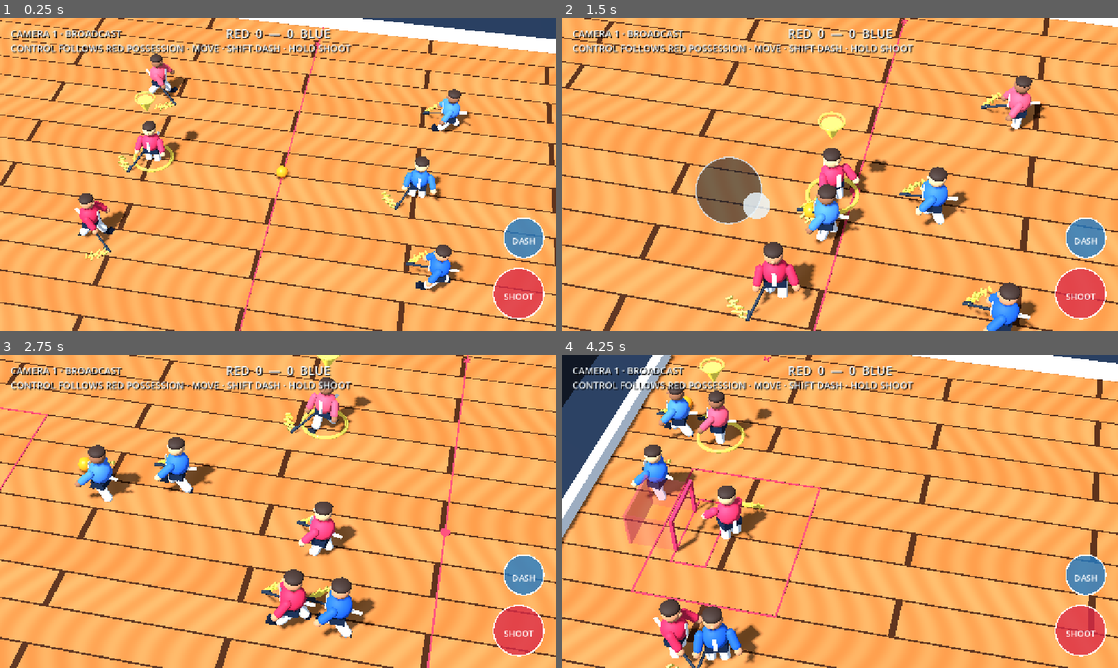
Above: before the commit, frames 1-4 (two rows, left to right).
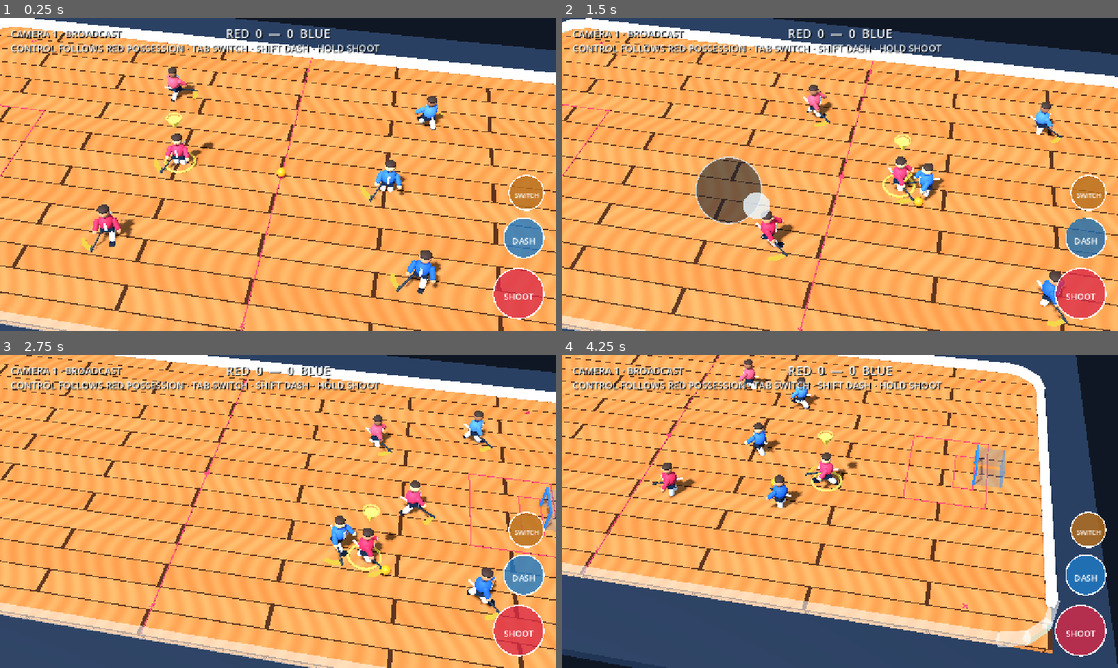
Above: after the commit, the same moments.

Repository: dylanwatsonsoftware/floorball-frenzy-3d
Game: Godot game, scene res://scenes/app/main.tscn
The game is run twice, just before and just after one commit, with the same random seed, the same clock (stepped at 60 frames per second) and the same inputs.
Inputs (mouse positions are in pixels of both pictures, inside the frame that each line leads up to):
- Up to frame 1 (0.25 s): no input
- Up to frame 2 (1.5 s): tap Enter at 0.5 s; move the mouse to (962, 158) at 0.52 s; hold D (move_right) 0.53-1.25 s; tap Shift (dash) at 0.6 s; click (962, 158) at 0.67 s; tap Backspace (switch_player, bound only after the commit) at 0.8 s; drag from (728, 190) to (812, 237) at 1.27 s
- Up to frame 3 (2.75 s): move the mouse to (333, 442) at 2.02 s; hold D (move_right) from 2.03 s (still down); tap Shift (dash) at 2.1 s; tap Backspace (switch_player, bound only after the commit) at 2.3 s
- Up to frame 4 (4.25 s): release D (move_right) at 2.75 s; drag from (812, 574) to (673, 464) at 2.77 s; move the mouse to (1006, 558) at 3.52 s; hold A (move_left) from 3.53 s (still down); tap Backspace (switch_player, bound only after the commit) at 3.6 s

The runs differ from the first frame. In frame 1, 32% of the frame differs, in the area x 0-100%, y 0-100%; in frame 2, 35%; in frame 3, 37%; in frame 4, 56%.

Commit message:
fix: improve match framing and team control

Diff:
--- a/project.godot
+++ b/project.godot
@@ -54,6 +54,10 @@
 "deadzone": 0.2,
 "events": [Object(InputEventKey,"physical_keycode":4194325)]
 }
+switch_player={
+"deadzone": 0.2,
+"events": [Object(InputEventKey,"physical_keycode":4194308)]
+}
 
 [rendering]
 
--- a/scenes/app/main.tscn
+++ b/scenes/app/main.tscn
@@ -169,6 +169,9 @@
 [node name="DashButton" type="Control" parent="HUD/MobileControls"]
 layout_mode = 0
 
+[node name="SwitchButton" type="Control" parent="HUD/MobileControls"]
+layout_mode = 0
+
 [node name="WebDisplayControls" type="Control" parent="HUD"]
 layout_mode = 3
 anchors_preset = 15
--- a/scripts/gameplay/ball_controller.gd
+++ b/scripts/gameplay/ball_controller.gd
@@ -53,6 +53,8 @@
 var _ai_pass_cooldown := 0.0
 var _aim_arrow_actor: CharacterBody3D
 var _charge_cancelled_until_release := false
+var _manual_human_actor_id: StringName = &""
+var _manual_owner_snapshot: StringName = &""
 
 signal goal_scored(scorer: StringName)
 
@@ -65,6 +67,8 @@
 
 
 func _physics_process(delta: float) -> void:
+	if Input.is_action_just_pressed("switch_player"):
+		switch_human_player()
 	_last_touch_age += delta
 	_update_scoop_feedback(delta)
 	_update_steal_feedback(delta)
@@ -125,6 +129,8 @@
 	_ai_possession_seconds = 0.0
 	_ai_pass_cooldown = 0.0
 	_charge_cancelled_until_release = false
+	_manual_human_actor_id = &""
+	_manual_owner_snapshot = &""
 	_clear_charge_feedback()
 	_set_trail_visible(false)
 	_set_shot_trail_style(false, false, false)
@@ -369,9 +375,17 @@
 
 func get_human_control_actor_id() -> StringName:
 	var owner := _actor_for_controller(_control_owner)
+	_refresh_field_players()
+	if _manual_human_actor_id != &"":
+		var owner_id: StringName = owner.call("get_actor_id") if owner != null else &""
+		if owner_id == _manual_owner_snapshot:
+			for actor in _field_players:
+				if actor.call("get_actor_id") == _manual_human_actor_id and actor.call("get_team") == &"red":
+					return _manual_human_actor_id
+		_manual_human_actor_id = &""
+		_manual_owner_snapshot = &""
 	if owner != null and owner.call("get_team") == &"red":
 		return owner.call("get_actor_id")
-	_refresh_field_players()
 	var nearest_id: StringName = &""
 	var nearest_distance := INF
 	for actor in _field_players:
@@ -383,6 +397,23 @@
 			nearest_distance = distance
 			nearest_id = actor.call("get_actor_id")
 	return nearest_id
+
+
+func switch_human_player() -> StringName:
+	_refresh_field_players()
+	var current := get_human_control_actor_id()
+	var red_players := []
+	for actor in _field_players:
+		if actor.call("get_team") == &"red":
+			red_players.append({"actor_id": actor.call("get_actor_id"), "position": actor.global_position})
+	var next_actor: StringName = SquadLogicScript.next_human_actor_id(current, red_players, global_position)
+	if next_actor == &"":
+		return current
+	_manual_human_actor_id = next_actor
+	_manual_owner_snapshot = get_control_owner_actor_id()
+	if _charge_seconds > 0.0:
+		_cancel_active_charge(true)
+	return get_human_control_actor_id()
 
 
 func get_shot_charge_ratio() -> float:
--- a/scripts/gameplay/mobile_controls.gd
+++ b/scripts/gameplay/mobile_controls.gd
@@ -5,10 +5,12 @@
 const EDGE_MARGIN := 28.0
 const SHOOT_RADIUS := 58.0
 const DASH_RADIUS := 46.0
+const SWITCH_RADIUS := 40.0
 
 var _movement_touch := -1
 var _shoot_touch := -1
 var _dash_touch := -1
+var _switch_touch := -1
 var _movement_vector := Vector2.ZERO
 var _stick_knob_offset := Vector2.ZERO
 var _stick_origin := Vector2.ZERO
@@ -71,6 +73,9 @@
 	var dash_center := Vector2(viewport_size.x - EDGE_MARGIN - DASH_RADIUS, shoot_center.y - SHOOT_RADIUS - DASH_RADIUS - 24.0)
 	if touch_position.distance_to(dash_center) <= DASH_RADIUS * 1.35:
 		return &"dash"
+	var switch_center := Vector2(viewport_size.x - EDGE_MARGIN - SWITCH_RADIUS, dash_center.y - DASH_RADIUS - SWITCH_RADIUS - 18.0)
+	if touch_position.distance_to(switch_center) <= SWITCH_RADIUS * 1.35:
+		return &"switch_player"
 	return &""
 
 
@@ -104,6 +109,11 @@
 			Input.action_press("dash")
 			queue_redraw()
 			get_viewport().set_input_as_handled()
+		elif action == &"switch_player" and _switch_touch == -1:
+			_switch_touch = event.index
+			Input.action_press("switch_player")
+			queue_redraw()
+			get_viewport().set_input_as_handled()
 		elif _movement_touch == -1 and can_start_floating_stick(event.position, size):
 			_movement_touch = event.index
 			_movement_origin = event.position
@@ -128,6 +138,11 @@
 		Input.action_release("dash")
 		queue_redraw()
 		get_viewport().set_input_as_handled()
+	elif event.index == _switch_touch:
+		_switch_touch = -1
+		Input.action_release("switch_player")
+		queue_redraw()
+		get_viewport().set_input_as_handled()
 
 
 func _update_stick(touch_position: Vector2) -> void:
@@ -149,9 +164,14 @@
 	return Vector2(size.x - EDGE_MARGIN - DASH_RADIUS, _shoot_center().y - SHOOT_RADIUS - DASH_RADIUS - 24.0)
 
 
+func _switch_center() -> Vector2:
+	return Vector2(size.x - EDGE_MARGIN - SWITCH_RADIUS, _dash_center().y - DASH_RADIUS - SWITCH_RADIUS - 18.0)
+
+
 func _draw() -> void:
 	var shoot_center := _shoot_center()
 	var dash_center := _dash_center()
+	var switch_center := _switch_center()
 	if _movement_touch != -1:
 		var stick_center := _stick_center()
 		draw_circle(stick_center, STICK_RADIUS, Color(0.08, 0.12, 0.18, 0.58))
@@ -172,6 +192,13 @@
 	var dash_label := "DASH"
 	var dash_label_size := font.get_string_size(dash_label, HORIZONTAL_ALIGNMENT_LEFT, -1, font_size)
 	draw_string(font, dash_center - dash_label_size * 0.5 + Vector2(0.0, dash_label_size.y), dash_label, HORIZONTAL_ALIGNMENT_LEFT, -1, font_size, Color.WHITE)
+	var switch_color := Color(0.94, 0.68, 0.18, 0.96) if _switch_touch != -1 else Color(0.72, 0.44, 0.12, 0.82)
+	draw_circle(switch_center, SWITCH_RADIUS, switch_color)
+	draw_arc(switch_center, SWITCH_RADIUS, 0.0, TAU, 40, Color.WHITE, 3.0)
+	var switch_label := "SWITCH"
+	var switch_font_size := 15
+	var switch_label_size := font.get_string_size(switch_label, HORIZONTAL_ALIGNMENT_LEFT, -1, switch_font_size)
+	draw_string(font, switch_center - switch_label_size * 0.5 + Vector2(0.0, switch_label_size.y), switch_label, HORIZONTAL_ALIGNMENT_LEFT, -1, switch_font_size, Color.WHITE)
 
 
 func _exit_tree() -> void:
@@ -179,3 +206,5 @@
 		Input.action_release("shoot")
 	if _dash_touch != -1:
 		Input.action_release("dash")
+	if _switch_touch != -1:
+		Input.action_release("switch_player")
--- a/scripts/gameplay/opponent_controller.gd
+++ b/scripts/gameplay/opponent_controller.gd
@@ -5,6 +5,7 @@
 const RinkCollisionScript = preload("res://scripts/simulation/rink_collision.gd")
 const HeatSystemScript = preload("res://scripts/simulation/heat_system.gd")
 const PlayerContactScript = preload("res://scripts/simulation/player_contact.gd")
+const SquadLogicScript = preload("res://scripts/simulation/squad_logic.gd")
 const RINK_HALF_LENGTH := 19.1
 const RINK_HALF_WIDTH := 9.1
 const SHOT_CHARGE_SECONDS := 0.55
@@ -66,6 +67,16 @@
 		has_possession,
 		_opening_grace_remaining > 0.0
 	)
+	var teammates := []
+	for actor in get_parent().call("get_team_players", &"blue"):
+		teammates.append({"actor_id": actor.call("get_actor_id"), "position": actor.global_position})
+	var owner_team: StringName = _ball.call("get_control_owner_team") if _ball.has_method("get_control_owner_team") else &""
+	var owner_actor: StringName = _ball.call("get_control_owner_actor_id") if _ball.has_method("get_control_owner_actor_id") else &""
+	var should_press := owner_team != &"blue" and SquadLogicScript.is_closest_to_ball(get_actor_id(), global_position, teammates, _ball.global_position)
+	if owner_actor != get_actor_id() and not should_press:
+		var support_target := SquadLogicScript.support_target(&"blue", 0, _ball.global_position, owner_team == &"blue")
+		decision.movement = (support_target - Vector2(global_position.x, global_position.z)).normalized()
+		decision.wants_dash = false
 	if decision.wants_dash:
 		try_dash(decision.movement)
 	if is_dashing():
--- a/scripts/presentation/action_camera.gd
+++ b/scripts/presentation/action_camera.gd
@@ -1,11 +1,11 @@
 class_name ActionCamera
 extends RefCounted
 
-const NORMAL_OFFSET := Vector3(4.0, 18.5, 18.0)
-const CHARGE_OFFSET := Vector3(6.0, 27.75, 27.0)
-const NORMAL_FOV := 34.0
-const CHARGE_FOV := 46.0
-const RED_GOAL_FRAMING := Vector3(-5.5, 0.3, 0.0)
+const NORMAL_OFFSET := Vector3(4.0, 21.0, 20.5)
+const CHARGE_OFFSET := NORMAL_OFFSET * 1.45
+const NORMAL_FOV := 48.0
+const CHARGE_FOV := 58.0
+const FULL_RINK_FRAMING := Vector3(0.0, 0.3, 0.0)
 const FOLLOW_DEAD_ZONE := 0.9
 const FOLLOW_RATE := 2.8
 const CHARGE_PULLBACK_RATE := 2.4
@@ -20,8 +20,8 @@
 	)
 	var pullback := clampf(charge_ratio, 0.0, 1.0) if charging else 0.0
 	pullback = smoothstep(0.0, 1.0, pullback)
-	var defensive_goal_focus := Vector3(RED_GOAL_FRAMING.x, RED_GOAL_FRAMING.y, action_focus.z * 0.2)
-	var target := action_focus.lerp(defensive_goal_focus, pullback)
+	var full_rink_focus := Vector3(FULL_RINK_FRAMING.x, FULL_RINK_FRAMING.y, action_focus.z * 0.15)
+	var target := action_focus.lerp(full_rink_focus, pullback)
 	var offset := NORMAL_OFFSET.lerp(CHARGE_OFFSET, pullback)
 	return {
 		"target": target,
--- a/scripts/presentation/greybox_arena.gd
+++ b/scripts/presentation/greybox_arena.gd
@@ -502,28 +502,29 @@
 	rig.add_child(neck)
 
 	var blade_color := Color("f4d84a")
-	_add_blade_piece(rig, "Blade", Vector3(0.28, 0.075, 0.055), Vector3(-0.13, 0.0, 1.16), 8.0, blade_color)
-	_add_blade_piece(rig, "BladeBackRail", Vector3(0.28, 0.075, 0.055), Vector3(-0.13, 0.0, 1.03), 8.0, blade_color)
-	_add_blade_piece(rig, "BladeMid", Vector3(0.27, 0.075, 0.055), Vector3(-0.38, 0.0, 1.11), 18.0, blade_color)
-	_add_blade_piece(rig, "BladeMidBack", Vector3(0.27, 0.075, 0.055), Vector3(-0.38, 0.0, 0.98), 18.0, blade_color)
-	_add_blade_piece(rig, "BladeToe", Vector3(0.23, 0.075, 0.055), Vector3(-0.59, 0.0, 1.01), 31.0, blade_color)
-	_add_blade_piece(rig, "BladeToeBack", Vector3(0.23, 0.075, 0.055), Vector3(-0.59, 0.0, 0.89), 31.0, blade_color)
-	_add_blade_piece(rig, "BladeTip", Vector3(0.18, 0.085, 0.06), Vector3(-0.74, 0.0, 0.85), 48.0, blade_color)
-	_add_blade_piece(rig, "BladeRib1", Vector3(0.055, 0.068, 0.14), Vector3(-0.24, 0.0, 1.07), 12.0, blade_color)
-	_add_blade_piece(rig, "BladeRib2", Vector3(0.055, 0.068, 0.14), Vector3(-0.43, 0.0, 1.02), 22.0, blade_color)
-	_add_blade_piece(rig, "BladeRib3", Vector3(0.055, 0.068, 0.13), Vector3(-0.60, 0.0, 0.95), 34.0, blade_color)
-
-
-func _add_blade_piece(rig: Node3D, piece_name: String, size: Vector3, piece_position: Vector3, yaw_degrees: float, color: Color) -> void:
-	var piece := MeshInstance3D.new()
-	piece.name = piece_name
-	var piece_mesh := BoxMesh.new()
-	piece_mesh.size = size
-	piece.mesh = piece_mesh
-	piece.position = piece_position
-	piece.rotation_degrees.y = yaw_degrees
-	piece.material_override = _material(color, 0.48)
-	rig.add_child(piece)
+	_add_floorball_blade(rig, blade_color)
+
+
+func _add_floorball_blade(rig: Node3D, color: Color) -> void:
+	var blade := MeshInstance3D.new()
+	blade.name = "Blade"
+	var arrays := []
+	arrays.resize(ArrayMesh.ARRAY_MAX)
+	arrays[ArrayMesh.ARRAY_VERTEX] = PackedVector3Array([
+		Vector3(0.02, 0.0, 1.17), Vector3(-0.28, 0.0, 1.14),
+		Vector3(-0.58, 0.0, 1.02), Vector3(-0.79, 0.0, 0.82),
+		Vector3(-0.66, 0.0, 0.71), Vector3(-0.34, 0.0, 0.90),
+		Vector3(0.02, 0.0, 1.00),
+	])
+	arrays[ArrayMesh.ARRAY_INDEX] = PackedInt32Array([0, 1, 6, 1, 5, 6, 1, 2, 5, 2, 4, 5, 2, 3, 4])
+	var mesh := ArrayMesh.new()
+	mesh.add_surface_from_arrays(Mesh.PRIMITIVE_TRIANGLES, arrays)
+	blade.mesh = mesh
+	var material := _material(color, 0.42)
+	material.cull_mode = BaseMaterial3D.CULL_DISABLED
+	material.shading_mode = BaseMaterial3D.SHADING_MODE_UNSHADED
+	blade.material_override = material
+	rig.add_child(blade)
 
 
 func _add_dash_streak(parent: Node3D, color: Color) -> void:
@@ -668,7 +669,7 @@
 	_camera_tracking_initialized = true
 	_camera_charge_pullback = 0.0
 	if _camera_label != null:
-		_camera_label.text = "CAMERA %d · %s\nCONTROL FOLLOWS RED POSSESSION · MOVE · SHIFT DASH · HOLD SHOOT" % [index + 1, preset.name.to_upper()]
+		_camera_label.text = "CAMERA %d · %s\nCONTROL FOLLOWS RED POSSESSION · TAB SWITCH · SHIFT DASH · HOLD SHOOT" % [index + 1, preset.name.to_upper()]
 
 
 func _add_box(node_name: String, size: Vector3, position: Vector3, color: Color, shadow: bool = true) -> MeshInstance3D:
--- a/scripts/simulation/squad_logic.gd
+++ b/scripts/simulation/squad_logic.gd
@@ -12,10 +12,32 @@
 
 static func support_target(team: StringName, slot: int, ball_position: Vector3, team_has_possession: bool) -> Vector2:
 	var attack_direction := 1.0 if team == &"red" else -1.0
-	var lane_z := -4.0 if slot == 1 else 4.0 if slot == 2 else 0.0
-	var longitudinal_offset := 3.4 if team_has_possession else -3.2
+	var lane_width := 4.0 if team_has_possession else 5.5
+	var lane_z := -lane_width if slot == 1 else lane_width if slot == 2 else 0.0
+	var longitudinal_offset := 3.4 if team_has_possession else -6.6
 	var target_x := clampf(ball_position.x + attack_direction * longitudinal_offset, -14.0, 14.0)
 	return Vector2(target_x, lane_z)
+
+
+static func next_human_actor_id(current_actor_id: StringName, teammates: Array, ball_position: Vector3) -> StringName:
+	if teammates.is_empty():
+		return &""
+	var ranked := teammates.duplicate()
+	ranked.sort_custom(func(a: Dictionary, b: Dictionary) -> bool:
+		var distance_a := _planar(a.position).distance_squared_to(_planar(ball_position))
+		var distance_b := _planar(b.position).distance_squared_to(_planar(ball_position))
+		if is_equal_approx(distance_a, distance_b):
+			return String(a.actor_id) < String(b.actor_id)
+		return distance_a < distance_b
+	)
+	var current_index := -1
+	for index in ranked.size():
+		if StringName(ranked[index].actor_id) == current_actor_id:
+			current_index = index
+			break
+	if current_index < 0:
+		return StringName(ranked[0].actor_id)
+	return StringName(ranked[(current_index + 1) % ranked.size()].actor_id)
 
 
 static func is_closest_to_ball(actor_id: StringName, actor_position: Vector3, teammates: Array, ball_position: Vector3) -> bool:
--- a/tests/action_camera_test.gd
+++ b/tests/action_camera_test.gd
@@ -11,19 +11,16 @@
 	if neutral.target.x < 5.0 or neutral.target.z < 1.0:
 		fail("The normal camera must follow the live action instead of staying at rink centre; target=%s" % neutral.target)
 		return
-	if neutral.position.y >= 24.0 or neutral.fov >= 40.0:
-		fail("The normal action view must be tighter than the old static broadcast camera; position=%s fov=%s" % [neutral.position, neutral.fov])
+	if neutral.fov < 46.0 or neutral.position.y < 20.0:
+		fail("The width-preserving normal camera must remain wide enough to read teammates and pressure; position=%s fov=%s" % [neutral.position, neutral.fov])
 		return
 
 	var charged: Dictionary = camera_logic.frame(Vector3(8.0, 0.2, 3.0), Vector3(7.0, 0.75, 2.0), true, 1.0)
 	if charged.position.y <= neutral.position.y + 4.0 or charged.fov <= neutral.fov + 5.0:
 		fail("Charging must visibly pull the camera wider; neutral=%s/%s charged=%s/%s" % [neutral.position.y, neutral.fov, charged.position.y, charged.fov])
 		return
-	if charged.target.x >= neutral.target.x - 5.0:
-		fail("A charged red shot must bias framing back toward the red defensive goal; neutral=%s charged=%s" % [neutral.target, charged.target])
-		return
-	if charged.target.x > -1.0:
-		fail("At full charge the framing must include enough of the red half to reveal the player's own goal; target=%s" % charged.target)
+	if absf(charged.target.x) > 0.5 or charged.fov < 56.0:
+		fail("A full charge must centre and widen enough to reveal both goals; target=%s fov=%s" % [charged.target, charged.fov])
 		return
 	var neutral_view: Vector3 = (neutral.target - neutral.position).normalized()
 	var charged_view: Vector3 = (charged.target - charged.position).normalized()
--- a/tests/control_handoff_scene_test.gd
+++ b/tests/control_handoff_scene_test.gd
@@ -25,7 +25,10 @@
 	if _human_count(players) != 1 or not red_two.call("is_human_controlled"):
 		fail("Loose-ball play must assign exactly one nearby red player; count=%d red_2=%s" % [_human_count(players), red_two.call("is_human_controlled")])
 		return
-
+	var switched_actor: StringName = ball.call("switch_human_player")
+	if switched_actor != &"red_1" or _human_count(players) != 1:
+		fail("Manual switching must advance from the current closest player to the next distance-ranked teammate; actor=%s count=%d" % [switched_actor, _human_count(players)])
+		return
 	# Capture and charge while changing direction. Charging must not freeze facing.
 	ball.ball_velocity = Vector3.ZERO
 	ball.position = red_two.position + Vector3(0.9, -0.53, 0.75)
--- a/tests/floorball_stick_visual_test.gd
+++ b/tests/floorball_stick_visual_test.gd
@@ -27,14 +27,12 @@
 		for child in rig.get_children():
 			if child.name.begins_with("Blade"):
 				blade_parts.append(child)
-		if blade_parts.size() < 7:
-			fail("The blade must have a curved, open lattice silhouette rather than one solid box; parts=%d" % blade_parts.size())
+		if blade_parts.size() > 2:
+			fail("The blade must read as one clean curved silhouette rather than repeated H-shaped rails and ribs; parts=%d" % blade_parts.size())
 			return
 		var blade := rig.get_node("Blade") as MeshInstance3D
-		var toe := rig.get_node("BladeToe") as MeshInstance3D
-		var tip := rig.get_node_or_null("BladeTip") as MeshInstance3D
-		if tip == null or absf(tip.rotation_degrees.y) <= absf(blade.rotation_degrees.y) or tip.position.x >= toe.position.x:
-			fail("The blade toe must visibly curl around the ball-carrying face")
+		if not blade.mesh is ArrayMesh or (blade.mesh as ArrayMesh).get_surface_count() != 1:
+			fail("The floorball blade must use a single lightweight curved mesh")
 			return
 		var blade_material := blade.material_override as StandardMaterial3D
 		if blade_material.albedo_color.get_luminance() < 0.55:
--- a/tests/greybox_scene_test.gd
+++ b/tests/greybox_scene_test.gd
@@ -24,13 +24,11 @@
 		"Arena/Player",
 		"Arena/Player/StickRig/Shaft",
 		"Arena/Player/StickRig/Blade",
-		"Arena/Player/StickRig/BladeToe",
 		"Arena/Player/DashStreak",
 		"Arena/Player/DashStreak/DashRing",
 		"Arena/Player/FuegoAura",
 		"Arena/Opponent/StickRig/Shaft",
 		"Arena/Opponent/StickRig/Blade",
-		"Arena/Opponent/StickRig/BladeToe",
 		"Arena/Opponent/DashStreak",
 		"Arena/Opponent/DashStreak/DashRing",
 		"Arena/Opponent/FuegoAura",
@@ -48,6 +46,7 @@
 		"HUD/MobileControls",
 		"HUD/WebDisplayControls/FullscreenButton",
 		"HUD/WebDisplayControls/OrientationHint",
+		"HUD/MobileControls/SwitchButton",
 		"HUD/ScoreLabel",
 		"HUD/MessageLabel",
 		"HUD/GoalFlash",
@@ -173,7 +172,9 @@
 		fail("Bolt eligibility must expire after the original 200 ms timing window")
 		return
 	var player_blade := scene.get_node("Arena/Player/StickRig/Blade") as MeshInstance3D
-	if player_blade.position.z <= 0.5 or player_blade.position.x >= 0.0 or player_blade.global_position.y > 0.3:
+	var blade_bounds := player_blade.get_aabb()
+	var blade_world_center := player_blade.to_global(blade_bounds.get_center())
+	if blade_bounds.end.z <= 0.5 or blade_bounds.position.x >= 0.0 or blade_world_center.y > 0.3:
 		fail("The stick blade must finish grounded, forward, and to the player's right")
 		return
 	if not player.has_method("set_stick_slap_angle"):
--- a/tests/mobile_controls_test.gd
+++ b/tests/mobile_controls_test.gd
@@ -36,6 +36,10 @@
 	if action != &"dash":
 		fail("The mobile HUD secondary button must trigger the core dash action")
 		return
+	var switch_action: StringName = controls.action_at_position(Vector2(934.0, 282.0), Vector2(1000.0, 600.0))
+	if switch_action != &"switch_player":
+		fail("The mobile HUD needs a dedicated player-switch button")
+		return
 	if not is_equal_approx(controls.normalize_cooldown_ratio(1.4), 1.0):
 		fail("Dash cooldown feedback must clamp above one")
 		return
--- a/tests/squad_logic_test.gd
+++ b/tests/squad_logic_test.gd
@@ -21,6 +21,30 @@
 	var lower_support: Vector2 = squad.support_target(&"red", 2, Vector3.ZERO, true)
 	if upper_support.y >= -2.5 or lower_support.y <= 2.5 or upper_support.x <= 0.0 or lower_support.x <= 0.0:
 		fail("Red off-ball players must spread into distinct forward support lanes")
+		return
+	var defensive_support: Vector2 = squad.support_target(&"red", 1, Vector3.ZERO, false)
+	if defensive_support.x > -5.5 or defensive_support.y > -4.5:
+		fail("Off-ball defenders must hold a genuinely separated lane instead of swarming the ball; target=%s" % defensive_support)
+		return
+	var switch_target: StringName = squad.next_human_actor_id(
+		&"red_1",
+		[
+			{"actor_id": &"red_1", "position": Vector3(8.0, 0.75, 0.0)},
+			{"actor_id": &"red_2", "position": Vector3(1.0, 0.75, 0.0)},
+			{"actor_id": &"red_3", "position": Vector3(4.0, 0.75, 0.0)},
+		],
+		Vector3.ZERO
+	)
+	if switch_target != &"red_2":
+		fail("Switch control must advance from the current player to the closest teammate to the ball; got %s" % switch_target)
+		return
+	var next_switch: StringName = squad.next_human_actor_id(&"red_2", [
+		{"actor_id": &"red_1", "position": Vector3(8.0, 0.75, 0.0)},
+		{"actor_id": &"red_2", "position": Vector3(1.0, 0.75, 0.0)},
+		{"actor_id": &"red_3", "position": Vector3(4.0, 0.75, 0.0)},
+	], Vector3.ZERO)
+	if next_switch != &"red_3":
+		fail("A second switch must advance to the next-closest teammate; got %s" % next_switch)
 		return
 
 	var pass_decision: Dictionary = squad.pass_plan(
